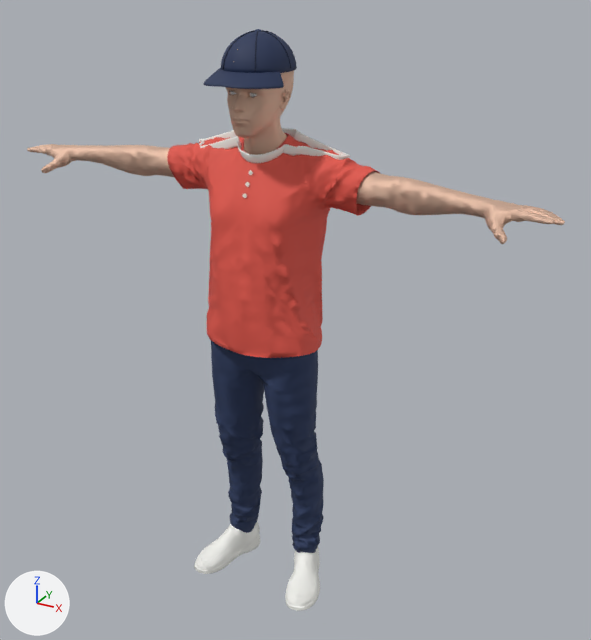
Two versions of the FBX model Assets/_Game/Characters/Karakter_Golfcu.fbx, one commit apart.
Both versions are drawn from a camera (50 mm lens) standing at (1.33, -2.2, 2.17) and looking at (0.09, 0.05, 1.05). The lights are fixed; the arrows at lower left show +X, +Y and +Z. The older version comes first. Where no turn or scale is listed for an object, it has been applied to the vertices. Vertices at exactly the same position are counted once.

The scene before the commit, as lines of its bpy script (objects in view):
```python
ob_avatarbody = bpy.data.objects.new('AvatarBody', me_avatarbody)
ob_avatarbody.location = (0.0, 0.0, 0.0)
ob_avatarhead = bpy.data.objects.new('AvatarHead', me_avatarhead)
ob_avatarhead.location = (0.0, 0.0, 0.0)
ob_golf_sapkasi = bpy.data.objects.new('Golf_Sapkasi', me_sapka_tepe)
ob_golf_sapkasi.location = (0.0, 0.0, 0.0)
ob_outfit_bottom = bpy.data.objects.new('outfit_bottom', me_outfit_bottom)
ob_outfit_bottom.location = (0.0, 0.0, 0.0)
ob_outfit_top = bpy.data.objects.new('outfit_top', me_outfit_top)
ob_outfit_top.location = (0.0, 0.0, 0.0)
# also in view: 'Polo_Yaka' at (-0.01, 0.02, 1.64); 'outfit_shoes' at (0.0, -0.03, 0.07)
```
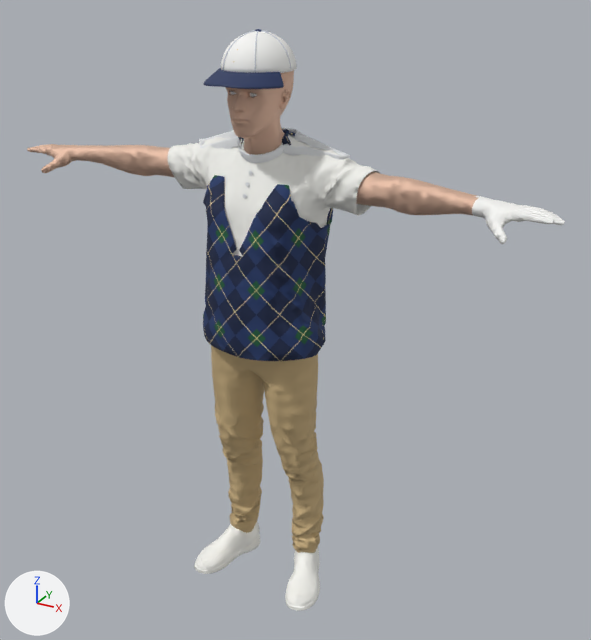
What the commit changed:
Picture 'golf_argyle.png' (img_golf_argyle_png) is new.
Material 'Golf_Polo' (mat_golf_polo) changes colour from red #e3574a to white #f5f5f0; in linear values from (0.768, 0.0946, 0.0684) to (0.911, 0.911, 0.869).
Material 'Golf_Pantolon' (mat_golf_pantolon) changes colour from dark blue #29385c to brown #c7ad7f; in linear values from (0.022, 0.0397, 0.107) to (0.57, 0.42, 0.214).
Material 'Golf_Sapka' (mat_golf_sapka) changes colour from dark blue #213054 to white #f7f7f5; in linear values from (0.0153, 0.0301, 0.089) to (0.933, 0.933, 0.911).
Material 'Golf_Eldiven' (mat_golf_eldiven) is new.
Its base color is (0.933, 0.933, 0.911) (white #f7f7f5).
Its roughness is 0.6.
Material 'Golf_Yelek' (mat_golf_yelek) is new.
Its texture is img_golf_argyle_png.
Its roughness is 0.85.
me_avatarbody has 2536 vertices, 4946 faces and spans x -0.95..0.95, y -0.14..0.1, z 0.09..1.6.
me_avatarbody is used by ob_avatarbody; location (0.0, 0.0, 0.0).
me_avatarbody part 1: 1761 of the faces centred in x 0.7..0.95, y -0.14..0.02, z 1.49..1.58 switch from mat_avatarbody (beige #e7c8b5) to mat_golf_eldiven (white #f7f7f5).
Mesh me_outfit_top_001 is new.
It has 2960 vertices, 5702 faces and spans x -0.226..0.225, y -0.189..0.169, z 0.973..1.687.
It uses material mat_golf_yelek (picture img_golf_argyle_png).
Object 'Golf_Yelek' (ob_golf_yelek) is new; it shows me_outfit_top_001.
Its location is (0.0, 0.0, 0.0).

Boxes (x1, y1, x2, y2) around the edits, measured in the pictures (591 x 640 px):
'outfit_top', recoloured (red to white)
    both: (168, 134, 381, 257)
'Golf_Yelek', added (blue)
    after: (203, 129, 333, 361)
'outfit_bottom', recoloured (dark blue to brown)
    both: (211, 345, 324, 553)
'Golf_Sapkasi', recoloured (dark blue to white)
    both: (217, 29, 297, 78)
part 1 of me_avatarbody, recoloured (beige to white)
    both: (472, 196, 565, 244)
